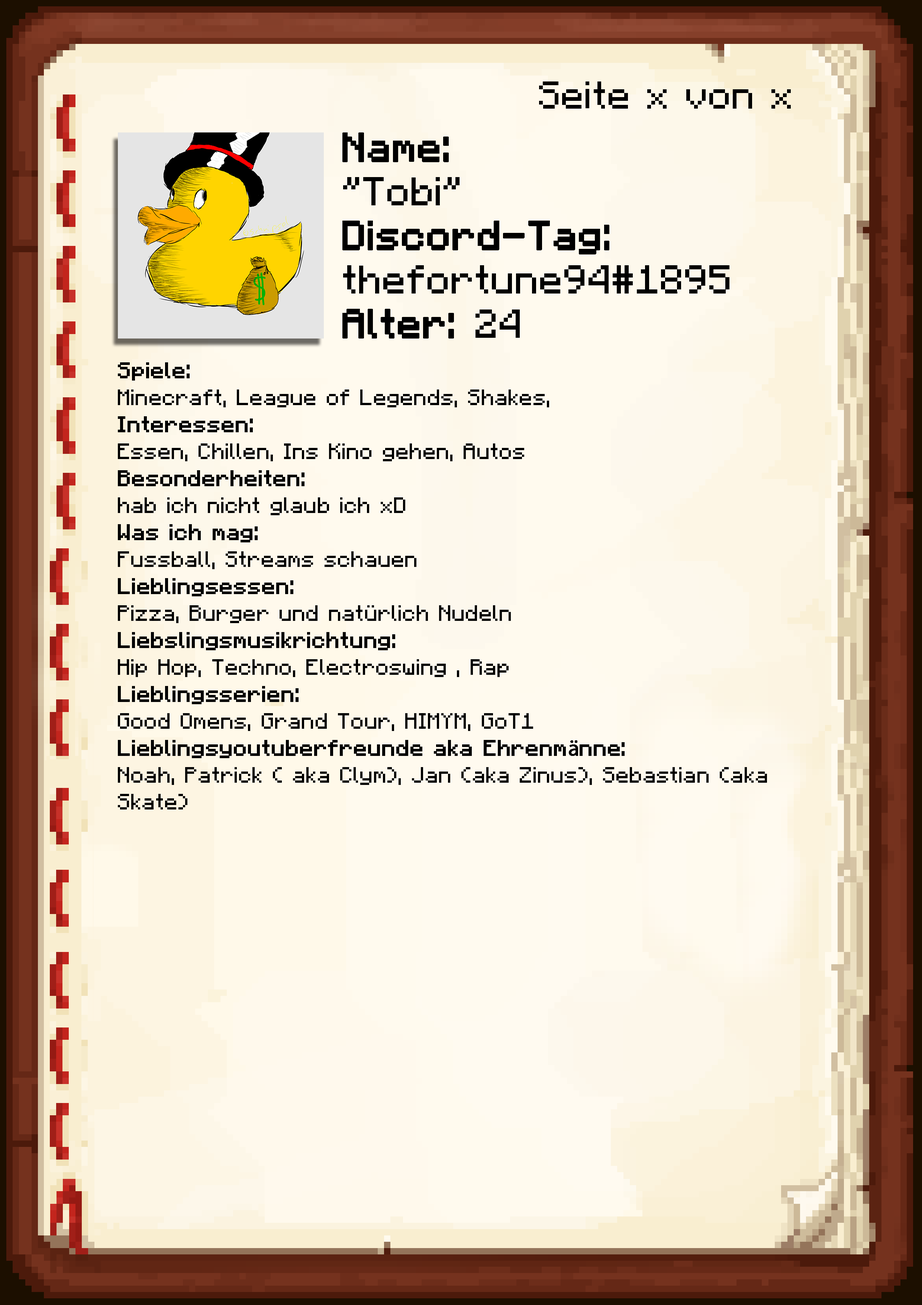
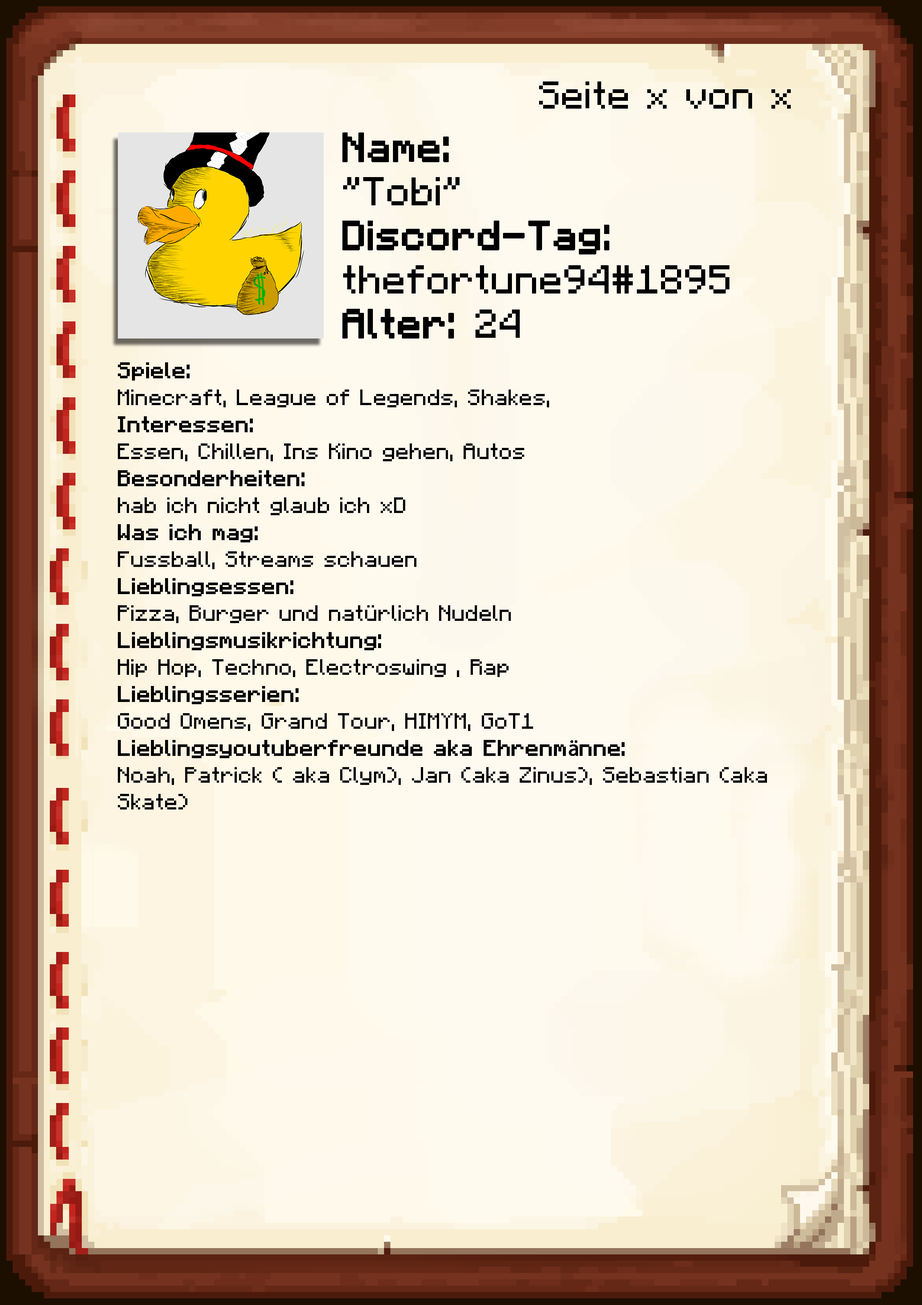
Revision of a layered (922, 1305) image; what changed, layer by layer:
painted on "Unten" over bbox(165, 631, 396, 651)
